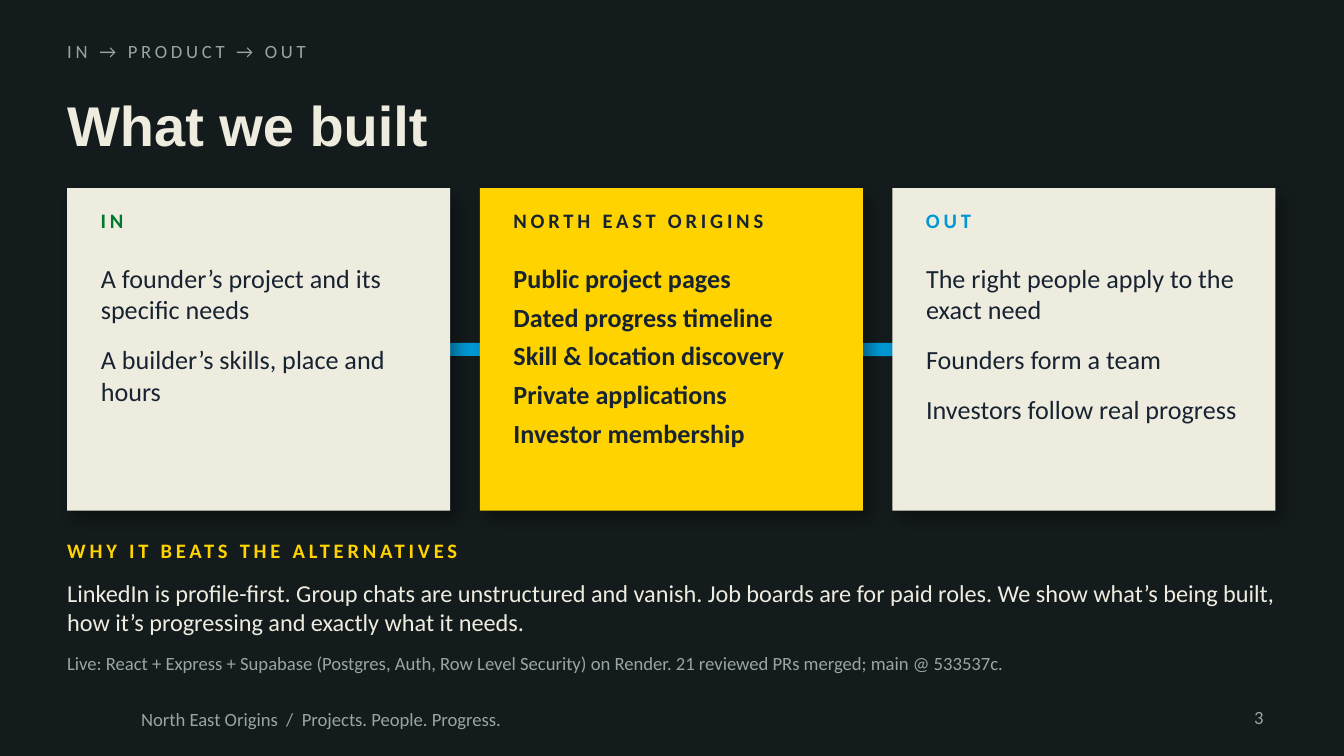
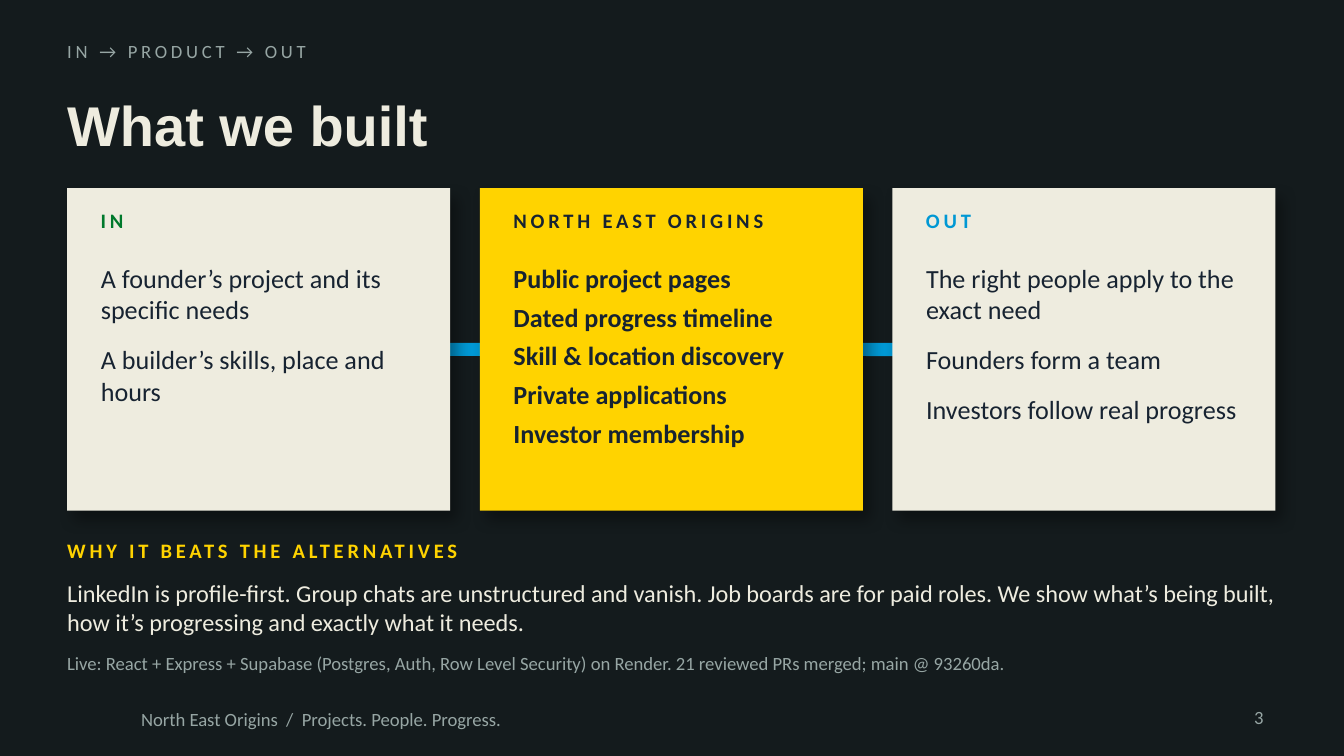
Before and after one commit to Abid091106/NorthEastOrigin, a slide deck: slide 3 of pitch/North-East-Origins-pitch-v3.pptx. Drawn at 1344x756 pixels with LibreOffice and Linux fonts; fonts in the diff are those of the drawing; background and template pictures are left out. Boxes give left, top, right and bottom in pixels: in the first picture for what was removed or moved away, otherwise in the second. Text is boxed around its words. In the diff, an @@ line names an element or a change of style, - is before the commit and + after.

```diff
--- a/pitch/North-East-Origins-pitch-v3.pptx
+++ b/pitch/North-East-Origins-pitch-v3.pptx
@@ text at (67,656,1005,673): text changed @@
-Live: React + Express + Supabase (Postgres, Auth, Row Level Security) on Render. 21 reviewed PRs merged; main @ 533537c.
+Live: React + Express + Supabase (Postgres, Auth, Row Level Security) on Render. 21 reviewed PRs merged; main @ 93260da.
```
